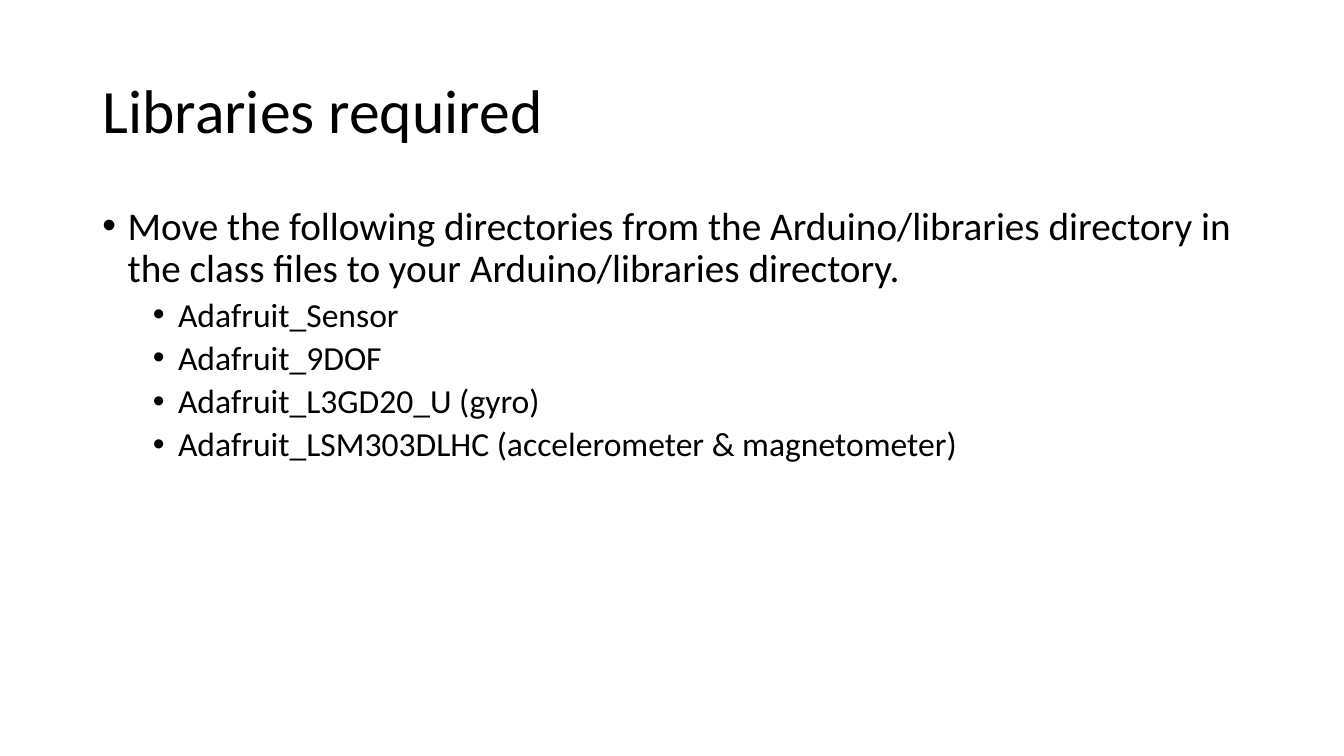
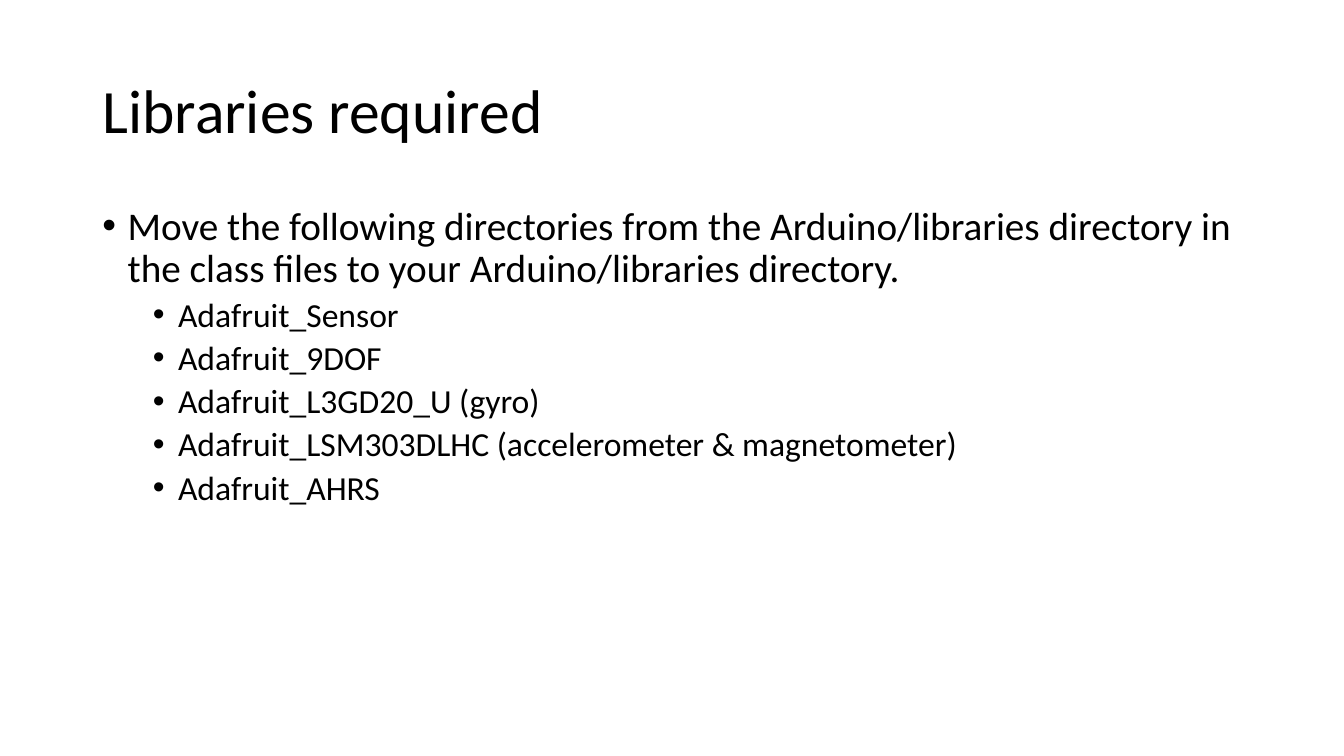
Before and after one commit to logos-electromechanical/SensorWorkshop, a slide deck: slide 25 of presentation/Mobile Sensors Workshop, Part 2.pptx (slide 24 before the commit). Drawn at 1344x756 pixels with LibreOffice and Linux fonts; fonts in the diff are those of the drawing. Boxes give left, top, right and bottom in pixels: in the first picture for what was removed or moved away, otherwise in the second. Text is boxed around its words. In the diff, an @@ line names an element or a change of style, - is before the commit and + after.

```diff
--- a/presentation/Mobile Sensors Workshop, Part 2.pptx
+++ b/presentation/Mobile Sensors Workshop, Part 2.pptx
@@ text at [178,476,380,505]: paragraph added @@
+  • Adafruit_AHRS
```
Also in this commit, not shown: 14 slides added, 24 other files.
